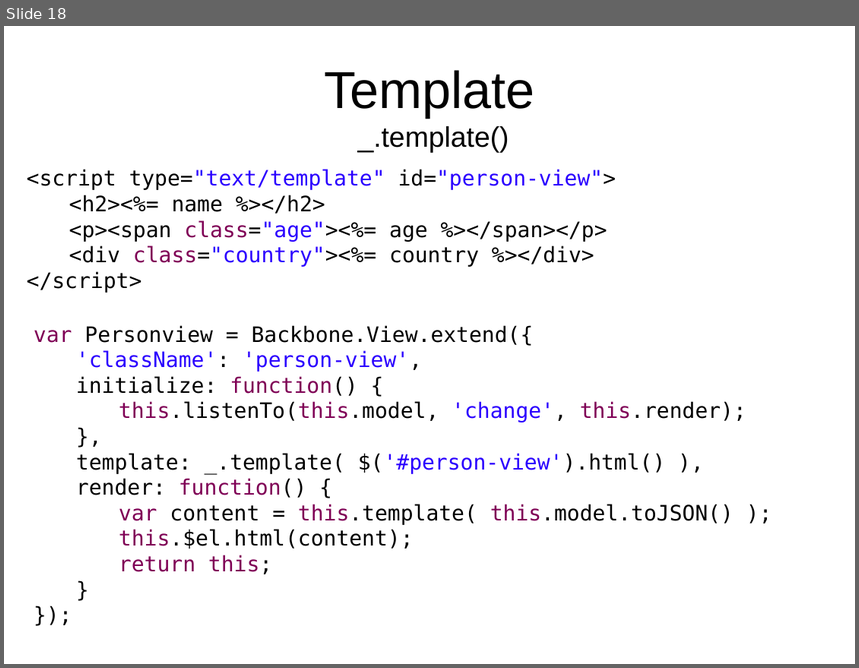
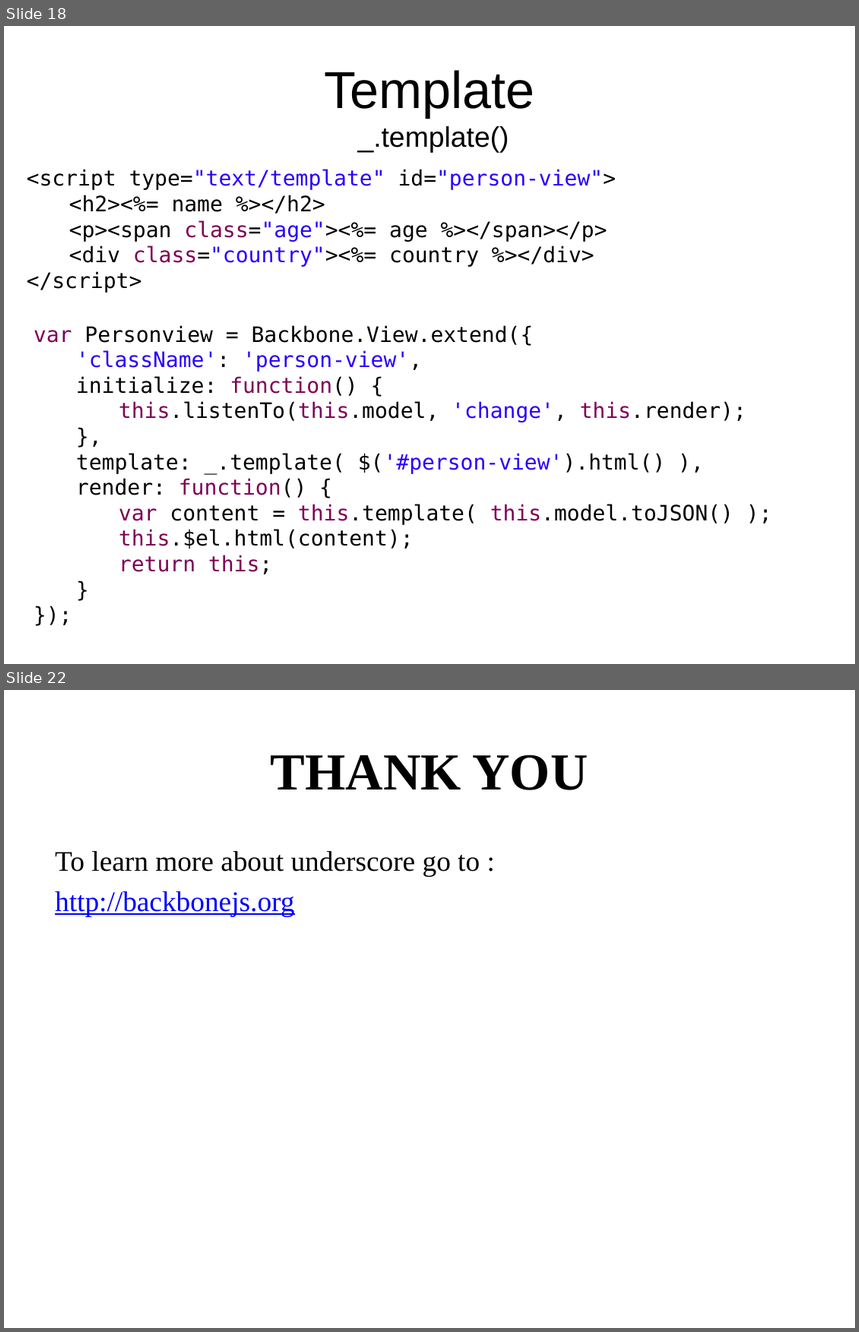
Before and after one commit to maivantan1992/DemoBackBone, a slide deck: DemoBackBone/src/main/resources/Slide/Backbone.pptx. Shown one above the other, each under a label of ours: slide 18 before the commit, slides 18 and 22 after it; the slides between them are not shown. The pictures are 859x668 and 859x1332 pixels, drawn with LibreOffice and Linux fonts; fonts in the diff are those of the drawing. Boxes give left, top, right and bottom in pixels: in the first picture for what was removed or moved away, otherwise in the second. Text is boxed around its words. In the diff, an @@ line names an element or a change of style, - is before the commit and + after.

```diff
--- a/DemoBackBone/src/main/resources/Slide/Backbone.pptx
+++ b/DemoBackBone/src/main/resources/Slide/Backbone.pptx
@@ slide 22 added at (4,690,855,1328), background #FFFFFF @@
@@ title added at (271,755,588,790), 44 pt, text #000000, bold @@
+THANK YOU
@@ text added at (55,851,480,916), 24 pt, text #000000 @@
+To learn more about underscore go to :
+http://backbonejs.org
```
Also in this commit, not shown: 18 slides changed, 1 other slide added, 2 slides removed, 1 other file.
